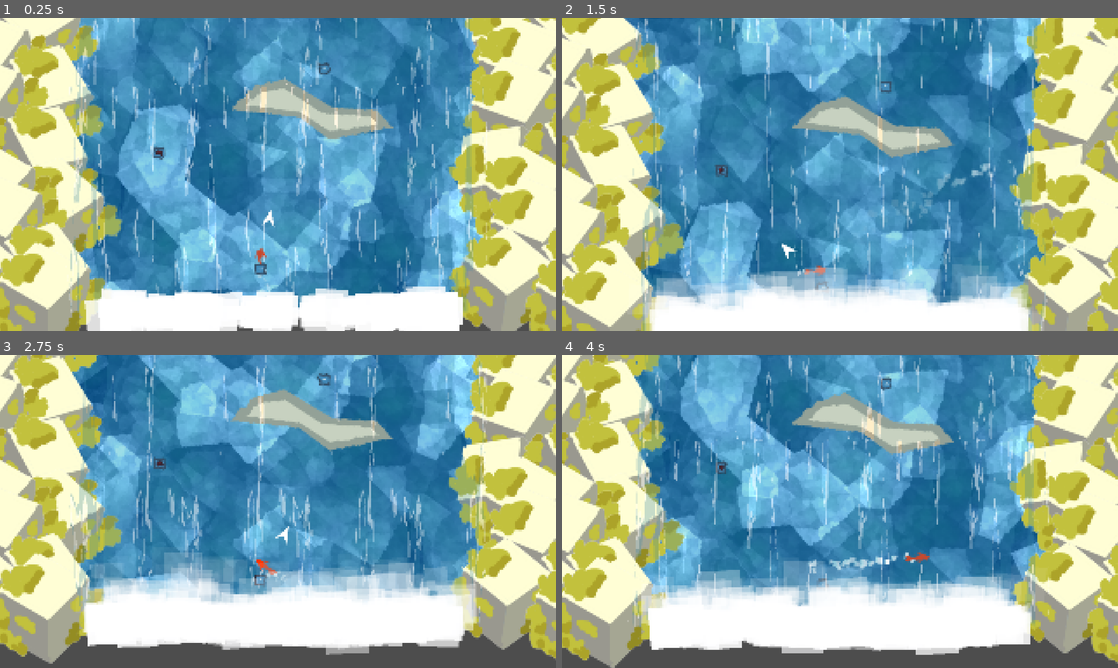
Above: before the commit, frames 1-4 (two rows, left to right).
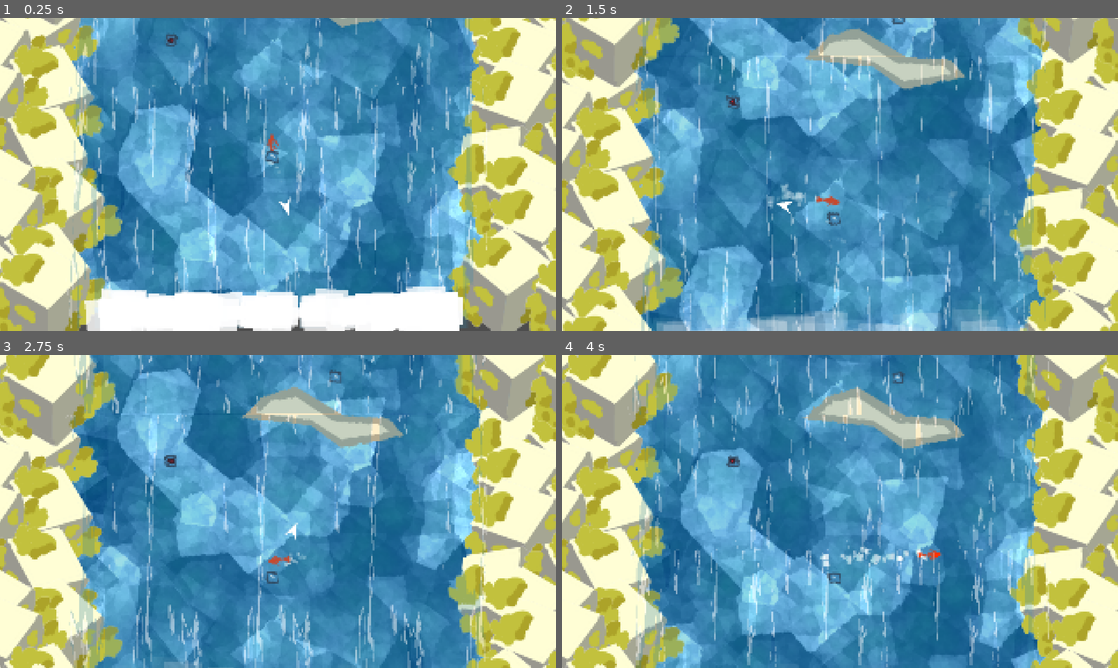
Above: after the commit, the same moments.

Repository: ojaskavathe/cascade
Game: Godot game, scene res://game.tscn
Same seed, same stepped clock (60 frames per second), same inputs: the game is played once before the commit and once after it. The engine's default icon, where the game draws it, is replaced by a stand-in: a white triangle on a blue panel in a dark square.
Inputs (mouse positions are in pixels of both pictures, inside the frame that each line leads up to):
- Up to frame 1 (0.25 s): no input
- Up to frame 2 (1.5 s): move the mouse to (962, 158) at 0.52 s; hold D (right) from 0.53 s (still down); tap Space (jump) at 0.77 s; move the mouse to (728, 190) at 1.27 s
- Up to frame 3 (2.75 s): tap Space (jump) at 1.52 s; move the mouse to (333, 442) at 2.02 s; release D (right) at 2.03 s; hold A (left) from 2.03 s (still down)
- Up to frame 4 (4 s): move the mouse to (812, 574) at 2.77 s; release A (left) at 2.78 s; hold D (right) from 2.78 s (still down); tap Space (jump) at 3.02, 3.77 s; move the mouse to (1006, 558) at 3.52 s

The runs differ from the first frame. In frame 1, 7.3% of the frame differs, in the area x 4-88%, y 0-100%; in frame 2, 66%; in frame 3, 77%, in the area x 0-100%, y 0-100%; in frame 4, 77%.

Commit message:
Consolidating levels

Diff:
--- a/game.tscn
+++ b/game.tscn
@@ -1,10 +1,29 @@
-[gd_scene load_steps=6 format=3 uid="uid://beenaw7n1s61s"]
+[gd_scene load_steps=15 format=3 uid="uid://beenaw7n1s61s"]
 
 [ext_resource type="Script" path="res://game.gd" id="1_07ca5"]
 [ext_resource type="PackedScene" uid="uid://d0vrcis6rns5i" path="res://entity/player/player.tscn" id="1_xm3l1"]
 [ext_resource type="PackedScene" uid="uid://dqa5gpiw17hjv" path="res://entity/player/camera.tscn" id="2_gli7r"]
 [ext_resource type="PackedScene" uid="uid://b1c5iccen6h2c" path="res://level/debug_1.tscn" id="5_2mmsj"]
 [ext_resource type="PackedScene" uid="uid://clyk282cyamie" path="res://level/debug_0.tscn" id="5_mw1jd"]
+[ext_resource type="PackedScene" uid="uid://db6esycu3r0ut" path="res://entity/waterfall/waterfall.tscn" id="6_qtv2l"]
+[ext_resource type="Shader" path="res://assets/shader/pixelate.gdshader" id="7_vs8da"]
+[ext_resource type="PackedScene" uid="uid://bohi4cl1p4ipa" path="res://entity/waterfall/waterfall_background.tscn" id="8_l48kb"]
+[ext_resource type="PackedScene" uid="uid://ba2n4nf5j2cpv" path="res://entity/object/foam.tscn" id="9_5r0mc"]
+[ext_resource type="PackedScene" path="res://entity/object/kill_zone.tscn" id="10_fwrll"]
+[ext_resource type="PackedScene" uid="uid://468m7kol4t1" path="res://entity/object/rocks.tscn" id="11_oey3j"]
+
+[sub_resource type="ShaderMaterial" id="ShaderMaterial_7draw"]
+shader = ExtResource("7_vs8da")
+shader_parameter/x = 320
+shader_parameter/y = 180
+
+[sub_resource type="WorldBoundaryShape2D" id="WorldBoundaryShape2D_lphgc"]
+normal = Vector2(1, 0)
+distance = -480.0
+
+[sub_resource type="WorldBoundaryShape2D" id="WorldBoundaryShape2D_y6q1a"]
+normal = Vector2(-1, 0)
+distance = -480.0
 
 [node name="Game" type="Node2D"]
 script = ExtResource("1_07ca5")
@@ -23,3 +42,67 @@
 
 [node name="Debug1" parent="levels" instance=ExtResource("5_2mmsj")]
 position = Vector2(-1, -1818)
+
+[node name="PixelPostProcess" type="CanvasLayer" parent="."]
+layer = 100
+
+[node name="ColorRect" type="ColorRect" parent="PixelPostProcess"]
+material = SubResource("ShaderMaterial_7draw")
+anchors_preset = 15
+anchor_right = 1.0
+anchor_bottom = 1.0
+grow_horizontal = 2
+grow_vertical = 2
+metadata/_edit_use_anchors_ = true
+
+[node name="waterfall" parent="." instance=ExtResource("6_qtv2l")]
+z_index = 2
+position = Vector2(640, -400)
+scale = Vector2(8, 6)
+metadata/_edit_lock_ = true
+
+[node name="waterfall2" parent="." instance=ExtResource("6_qtv2l")]
+z_index = 2
+position = Vector2(640, 370.85)
+scale = Vector2(8, 6)
+metadata/_edit_lock_ = true
+
+[node name="WaterfallBackground" parent="." instance=ExtResource("8_l48kb")]
+z_index = -2
+
+[node name="WaterfallBackground2" parent="." instance=ExtResource("8_l48kb")]
+z_index = -2
+position = Vector2(0, -720)
+
+[node name="WaterfallBackground3" parent="." instance=ExtResource("8_l48kb")]
+z_index = -2
+position = Vector2(0, -1440)
+
+[node name="Foam" parent="." instance=ExtResource("9_5r0mc")]
+
+[node name="KillZone" parent="." instance=ExtResource("10_fwrll")]
+
+[node name="Left" type="CollisionShape2D" parent="KillZone"]
+position = Vector2(640, 648)
+shape = SubResource("WorldBoundaryShape2D_lphgc")
+
+[node name="Right" type="CollisionShape2D" parent="KillZone"]
+position = Vector2(640, 648)
+shape = SubResource("WorldBoundaryShape2D_y6q1a")
+
+[node name="Rocks" parent="." instance=ExtResource("11_oey3j")]
+
+[node name="Rocks5" parent="." instance=ExtResource("11_oey3j")]
+position = Vector2(25, -1479)
+
+[node name="Rocks6" parent="." instance=ExtResource("11_oey3j")]
+position = Vector2(11, -752)
+
+[node name="Rocks2" parent="." instance=ExtResource("11_oey3j")]
+position = Vector2(1236, 12)
+
+[node name="Rocks3" parent="." instance=ExtResource("11_oey3j")]
+position = Vector2(1252, -1460)
+
+[node name="Rocks4" parent="." instance=ExtResource("11_oey3j")]
+position = Vector2(1248, -764)
--- a/level/debug_0.tscn
+++ b/level/debug_0.tscn
@@ -1,79 +1,23 @@
-[gd_scene load_steps=13 format=3 uid="uid://clyk282cyamie"]
+[gd_scene load_steps=5 format=3 uid="uid://clyk282cyamie"]
 
 [ext_resource type="PackedScene" uid="uid://v743cd1td7ir" path="res://entity/object/jump_point.tscn" id="1_menrk"]
-[ext_resource type="PackedScene" uid="uid://db6esycu3r0ut" path="res://entity/waterfall/waterfall.tscn" id="2_xpit8"]
-[ext_resource type="Shader" path="res://assets/shader/pixelate.gdshader" id="3_fia7y"]
-[ext_resource type="PackedScene" uid="uid://bohi4cl1p4ipa" path="res://entity/waterfall/waterfall_background.tscn" id="4_15rjf"]
-[ext_resource type="PackedScene" uid="uid://ba2n4nf5j2cpv" path="res://entity/object/foam.tscn" id="5_r1cte"]
 [ext_resource type="PackedScene" uid="uid://cnb5n82ek6hwi" path="res://entity/object/bottom_kill_zone.tscn" id="6_ptu0k"]
-[ext_resource type="PackedScene" uid="uid://468m7kol4t1" path="res://entity/object/rocks.tscn" id="7_5scwj"]
-[ext_resource type="PackedScene" uid="uid://b5vpdkkyoghac" path="res://entity/object/kill_zone.tscn" id="8_oqoni"]
-[ext_resource type="PackedScene" uid="uid://b0dmhdbroeyr5" path="res://entity/object/enemy.tscn" id="9_pws10"]
-
-[sub_resource type="ShaderMaterial" id="ShaderMaterial_0v5xe"]
-shader = ExtResource("3_fia7y")
-shader_parameter/x = 320
-shader_parameter/y = 180
-
-[sub_resource type="WorldBoundaryShape2D" id="WorldBoundaryShape2D_7dbm0"]
-normal = Vector2(1, 0)
-distance = -480.0
-
-[sub_resource type="WorldBoundaryShape2D" id="WorldBoundaryShape2D_5m7jm"]
-normal = Vector2(-1, 0)
-distance = -480.0
+[ext_resource type="PackedScene" path="res://entity/object/kill_zone.tscn" id="8_oqoni"]
+[ext_resource type="PackedScene" uid="uid://cfmeftaqkjqs" path="res://entity/object/enemy.tscn" id="9_pws10"]
 
 [node name="Debug0" type="Node2D"]
 
 [node name="Spawn" parent="." groups=["spawn_point"] instance=ExtResource("1_menrk")]
-position = Vector2(602, 620)
+position = Vector2(629, 361)
 
-[node name="JumpPoint3" parent="." instance=ExtResource("1_menrk")]
-position = Vector2(748, 159)
-
-[node name="waterfall" parent="." instance=ExtResource("2_xpit8")]
-z_index = 2
-position = Vector2(640, 360)
-scale = Vector2(8, 5.6)
-metadata/_edit_lock_ = true
-
-[node name="PixelPostProcess" type="CanvasLayer" parent="."]
-layer = 100
-
-[node name="ColorRect" type="ColorRect" parent="PixelPostProcess"]
-material = SubResource("ShaderMaterial_0v5xe")
-anchors_preset = 15
-anchor_right = 1.0
-anchor_bottom = 1.0
-grow_horizontal = 2
-grow_vertical = 2
-metadata/_edit_use_anchors_ = true
-
-[node name="WaterfallBackground" parent="." instance=ExtResource("4_15rjf")]
-z_index = -2
-
-[node name="Foam" parent="." instance=ExtResource("5_r1cte")]
+[node name="End" parent="." groups=["end_point"] instance=ExtResource("1_menrk")]
+position = Vector2(775, -100)
 
 [node name="BottomKillzone" parent="." instance=ExtResource("6_ptu0k")]
 position = Vector2(0, 714)
 
-[node name="KillZone" parent="." instance=ExtResource("8_oqoni")]
-
-[node name="Left" type="CollisionShape2D" parent="KillZone"]
-position = Vector2(640, 648)
-shape = SubResource("WorldBoundaryShape2D_7dbm0")
-
-[node name="Right" type="CollisionShape2D" parent="KillZone"]
-position = Vector2(640, 648)
-shape = SubResource("WorldBoundaryShape2D_5m7jm")
-
-[node name="Rocks" parent="." instance=ExtResource("7_5scwj")]
-
-[node name="Rocks2" parent="." instance=ExtResource("7_5scwj")]
-position = Vector2(1236, 12)
-
 [node name="Polygon2D" type="Polygon2D" parent="."]
-position = Vector2(100, -11)
+position = Vector2(127, -270)
 color = Color(0.72, 0.67716, 0.5688, 1)
 polygon = PackedVector2Array(556, 192, 488, 211, 431, 264, 591, 281, 661, 333, 804.933, 304.438, 770, 265, 668, 259)
 
@@ -89,4 +33,4 @@
 polygon = PackedVector2Array(-17, -46, -91, -24, -133, 26, 25, 44, 88, 93, 230, 66, 198, 25, 95, 18)
 
 [node name="Enemy" parent="." instance=ExtResource("9_pws10")]
-position = Vector2(369, 352)
+position = Vector2(396, 93)
Not shown: 1 places in entity/object/enemy.tscn that only renumber resources
